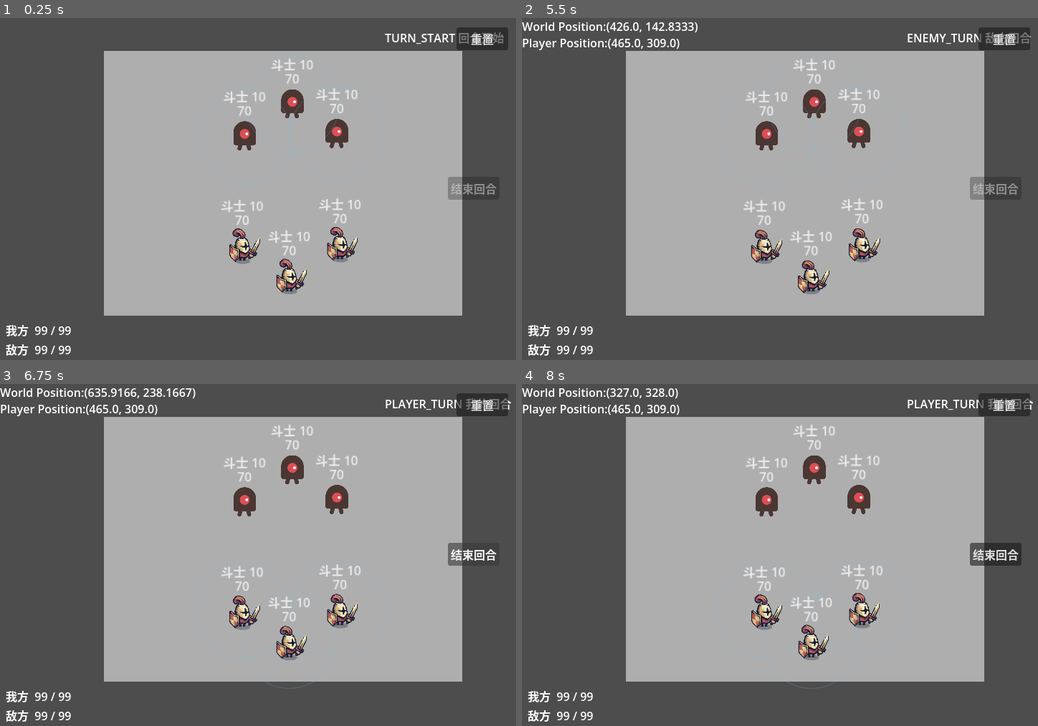
Above: before the commit, frames 1-4 (two rows, left to right).
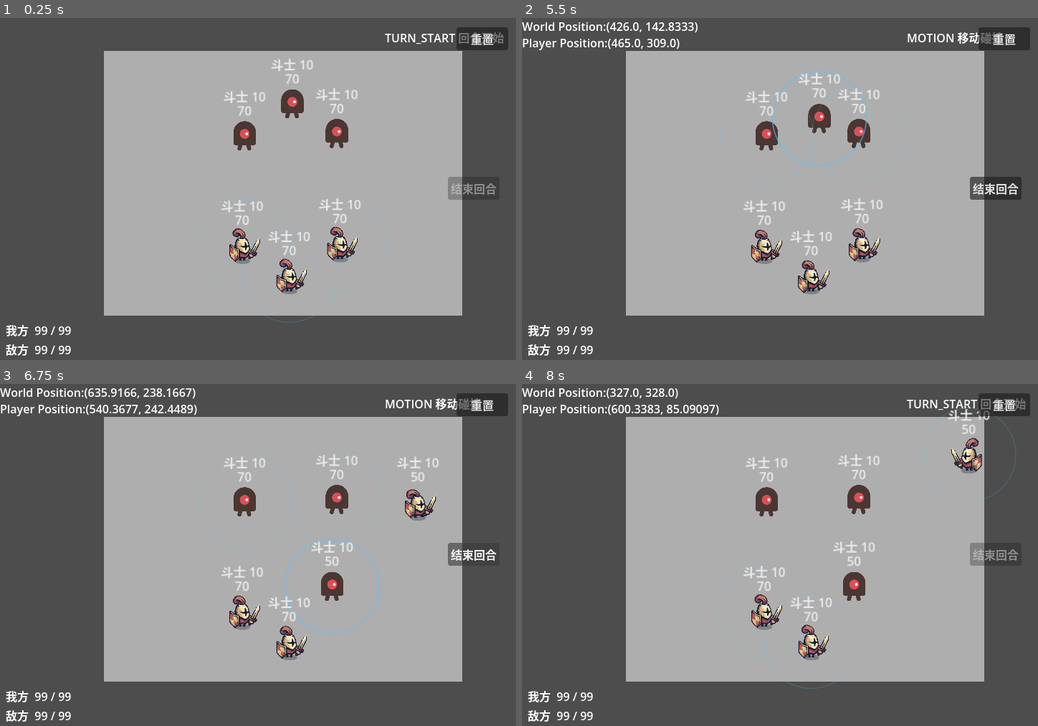
Above: after the commit, the same moments.

Repository: arrrr110/strike-shard
Game: Godot game, scene res://sences/main.tscn
The game is run twice, just before and just after one commit, with the same random seed, the same clock (stepped at 60 frames per second) and the same inputs.
Inputs (mouse positions are in pixels of both pictures, inside the frame that each line leads up to):
- Up to frame 1 (0.25 s): no input
- Up to frame 2 (5.5 s): click "重置" at 0.5 s; click "重置" at 1.25 s; click "重置" at 2 s; move the mouse to (893, 171) at 2.77 s; click (893, 171) at 2.92 s; click "结束回合" at 3.5 s; tap Enter at 4.25 s; move the mouse to (676, 206) at 4.27 s; click (676, 206) at 4.42 s; move the mouse to (831, 113) at 5.02 s; click (831, 113) at 5.17 s
- Up to frame 3 (6.75 s): click (474, 555) at 5.75 s, where only the run after the commit has a clickable "结束回合"; click (474, 555) at 6.5 s, where only the run after the commit has a clickable "结束回合"
- Up to frame 4 (8 s): move the mouse to (754, 623) at 7.27 s; click (754, 623) at 7.42 s

The runs differ from the first frame. In frame 1, less than 0.1% of the frame differs, in the area x 47-66%, y 19-90%; in frame 2, 1.5%; in frame 3, 2.6%; in frame 4, 2.7%, in the area x 17-100%, y 4-76%.

Commit message:
敌方bot功能

Diff:
--- /dev/null
+++ b/scripts/enemy_bot.gd
@@ -0,0 +1,188 @@
+extends Node
+
+## 敌方回合的执行者。**第一版是"会还手"的对手，不是"聪明"的对手**（决策 38 / 39）。
+##
+## 策略就一句话：**目标 = 对方血量最低的棋子 → 射手 = 离它最远的那一枚 → 力度 = 极限**。
+##
+## 为什么是这套（2026-10-13 用户定的）：
+##
+##   · 之前那版"挑最近的一对、蓄刚好够到的力"实测下来**总是同一枚棋子在动**，
+##     其余棋子整局不动，也谈不上任何策略感；
+##   · "从最远处用全力打最弱的"一次给出三件事：**射手会换**（最远的离得远）、
+##     **目标会换**（血最少的被持续针对，血线一变几何就变）、
+##     以及**最夸张的位移**（满蓄力射程 600 px，撞飞距离 = 射程 − 已走距离）。
+##
+## **不做轨迹预测**（瞄直线，不预测撞墙反射）、**不做搜索**、**不做评分函数**。
+##
+## 为什么单独一个节点、不写进 `game_flow`：那边已经 750+ 行、占全项目 44%
+##（见 design/TODO.md 第 3 条）。**bot 是"决策"，不是"规则"**，理应分开；
+## 卡牌落地时要拆 game_flow，这算提前把它往对的方向推了一步。
+##
+## 它与玩家的关系是**对称**的，不是特权通道：
+##
+##   · 出手前问 `GameFlow.can_enemy_launch()` —— 和玩家问的 `can_operate_pieces()` 是同一道边锁
+##   · 出手走 `TurnController.launch()` —— 和玩家松手走同一个 `piece_launched` 出口
+##   · 收工调 `GameFlow.request_end_turn()` —— 和玩家按按钮是同一个意愿位
+##
+## 所以规则层不知道、也不需要知道"这次是谁在打"。
+
+const PIECES_GROUP := &"pieces"
+
+@export_group("出手前")
+## 出手前停顿多久（秒）。让玩家看清"敌方在用哪一枚、瞄哪里"。
+## 0 = 立刻出手，你会只看到一枚球突然飞出去。
+@export_range(0.0, 3.0, 0.1) var think_sec: float = 0.8
+
+@export_group("准不准")
+## 瞄准抖动（度）。0 = 百发百中；想给玩家让一手就调它。
+## ⚠️ 非 0 会让每局出手不可复现 —— headless 跑批对比会失去意义。
+@export_range(0.0, 30.0, 0.5) var aim_jitter_deg: float = 0.0
+
+var _flow: GameFlow = null
+var _turn: Node = null
+var _timer := 0.0
+var _armed := false
+var _last_phase := -1
+
+
+func _ready() -> void:
+	_flow = get_tree().get_first_node_in_group(&"game_flow") as GameFlow
+	_turn = get_tree().get_first_node_in_group(&"turn_controller")
+
+
+func _process(delta: float) -> void:
+	if _flow == null or not is_instance_valid(_flow):
+		return
+	var p: int = _flow.phase
+
+	# **"敌方回合开始"= 从 TURN_END 进来。** 从 MOTION 回来那次是它自己刚出完手，
+	# 要是再起意就会一回合打两发 ——（阶段机那边用 `from != MOTION` 区分同一件事）。
+	if p != _last_phase:
+		var from := _last_phase
+		_last_phase = p
+		if p == GameFlow.Phase.ENEMY_TURN and from != GameFlow.Phase.MOTION:
+			_armed = true
+			_timer = think_sec
+
+	if p != GameFlow.Phase.ENEMY_TURN or not _armed:
+		return
+	if not _flow.board_is_resting() or _flow.is_presenting():
+		return # 场上还有球在飞，或表现（冻结/抖动）还没播完
+
+	_timer -= delta
+	if _timer > 0.0:
+		return
+
+	# **不管有没有打出去都要收工。** 够不着、边锁关着，都只是"这一回合不发射"，
+	# 和玩家选择不发射是同一件事；漏掉这一步会把整个敌方回合卡死。
+	_armed = false
+	take_shot()
+	_flow.request_end_turn()
+
+
+## 打一发。返回是否真的发射了。
+##
+## 没打出去时**要说清楚是哪一步卡住的** —— 否则"敌方回合什么都没发生"根本没法排查。
+func take_shot() -> bool:
+	if _turn == null or not is_instance_valid(_turn):
+		push_warning("EnemyBot：找不到 TurnController，本回合不发射")
+		return false
+	var shot := pick_shot()
+	if shot.is_empty():
+		push_warning("EnemyBot：挑不出发射组合（没有可发射的棋子 / 没有一个目标），本回合不发射")
+		return false
+	var ok: bool = _turn.launch(shot["shooter"], shot["aim_at"], shot["charge"])
+	if not ok:
+		var s: RigidBody2D = shot["shooter"]
+		# 把发射入口那几条前置条件摊开，免得"被拒了"变成没法排查的一件事
+		push_warning("EnemyBot：发射被拒（%s → %s，蓄力 %.0f）｜ locked=%s charging=%s selected=%s 板内=%s"
+				% [s.name, shot["target"].name, shot["charge"],
+				   s.locked, s.charging, s.selected, s.table_rect.has_point(shot["aim_at"])])
+	return ok
+
+
+## 挑一发。返回 `{}` 表示这一回合打不了。
+func pick_shot() -> Dictionary:
+	var mine: Array = []
+	var foes: Array = []
+	for node in get_tree().get_nodes_in_group(PIECES_GROUP):
+		var p := node as RigidBody2D
+		if p == null or not is_instance_valid(p):
+			continue
+		# 归属判定：0 = 玩家，其余 = 敌方。与 `owner_id` 的约定一致。
+		if p.owner_id == 0:
+			foes.append(p)
+		else:
+			mine.append(p)
+	if mine.is_empty() or foes.is_empty():
+		return {}
+
+	var target := _weakest(foes)
+	if target == null:
+		return {}
+	var shooter := _farthest_from(mine, target)
+	if shooter == null:
+		return {}
+	return plan_shot(shooter, target)
+
+
+## 血量最低的那一枚。**并列时按名字定序** —— 结构性红线 #2：不依赖节点树 / 字典的迭代顺序。
+##
+## 血量归零的角色（**薄弱点**，决策 25）自然排在最前 —— 打它就是直接啃对方的血池，
+## 不需要再单独写一条"优先打薄弱点"。
+func _weakest(pool: Array) -> RigidBody2D:
+	var best: RigidBody2D = null
+	for p in pool:
+		if best == null or _lower_hp_wins(p, best):
+			best = p
+	return best
+
+
+## 离目标最远的那一枚。并列时同样按名字定序。
+## 还在飞（`locked`）的棋子不能发射，直接排除。
+func _farthest_from(pool: Array, target: RigidBody2D) -> RigidBody2D:
+	var best: RigidBody2D = null
+	for p in pool:
+		if p.locked:
+			continue
+		if best == null or _farther_wins(p, best, target):
+			best = p
+	return best
+
+
+func _lower_hp_wins(a: RigidBody2D, b: RigidBody2D) -> bool:
+	if a.hp != b.hp:
+		return a.hp < b.hp
+	return String(a.name) < String(b.name)
+
+
+func _farther_wins(a: RigidBody2D, b: RigidBody2D, target: RigidBody2D) -> bool:
+	var da: float = a.global_position.distance_squared_to(target.global_position)
+	var db: float = b.global_position.distance_squared_to(target.global_position)
+	if not is_equal_approx(da, db):
+		return da > db
+	return String(a.name) < String(b.name)
+
+
+## 给这一对算好方向与力度；打不了就返回 `{}`。
+func plan_shot(shooter: RigidBody2D, target: RigidBody2D) -> Dictionary:
+	var travel: float = shooter.global_position.distance_to(target.global_position) \
+			- shooter.body_radius - target.body_radius
+	if travel <= 0.0:
+		return {} # 已经贴上了
+
+	# **极限力量**：直接给满，不省力。
+	#
+	# 满蓄力一定够得着：射程 = max_charge²/(2·decel) = 600²/600 = 600 px，
+	# 而棋盘对角线只有 √(460²+340²) ≈ 572 px，减去两个半径还有富余。
+	# 下面的兜底是给"以后不同棋子配不同 max_charge"留的，不影响现在。
+	var charge: float = shooter.max_charge
+	if charge * charge / (2.0 * shooter.decel) < travel:
+		return {}
+
+	var aim: Vector2 = target.global_position
+	if aim_jitter_deg > 0.0:
+		var a := deg_to_rad(randf_range(-aim_jitter_deg, aim_jitter_deg))
+		aim = shooter.global_position + (aim - shooter.global_position).rotated(a)
+
+	return {"shooter": shooter, "target": target, "aim_at": aim, "charge": charge}
--- a/scripts/game_flow.gd
+++ b/scripts/game_flow.gd
@@ -1,3 +1,4 @@
+class_name GameFlow
 extends Node
 
 ## 回合阶段机。
@@ -7,7 +8,12 @@
 ##   TURN_START ─(停留 1s + 全场静止)→ PLAYER_TURN
 ##   PLAYER_TURN ─┬─(发射)→ MOTION ─(全场静止)→ PLAYER_TURN
 ##                └─(点结束回合 且 全场静止)→ TURN_END
-##   TURN_END ─(停留 1s)→ ENEMY_TURN ─(停留 1s)→ TURN_START
+##   TURN_END ─(停留 1s)→ ENEMY_TURN ─┬─(bot 发射)→ MOTION ─(全场静止)→ ENEMY_TURN
+##                                    └─(bot 收工 且 全场静止)→ TURN_START
+##
+## **`MOTION` 回到"发起方自己的枢纽"**（靠 `_active_owner` 判定），不写死回 PLAYER_TURN ——
+## 这是敌方回合能复用同一套运动/静止/ZOC/冻结机制的前提（2026-10-13）。
+## 规则本来就对称：`_actor` 机制不区分敌我，谁被发射谁就是行动角色。
 ##
 ## 两条来自 design/10-turn/DESIGN.md 的硬规矩：
 ##   · 每物理帧至多推进一条边（红线 #3，用 if 不用 while），防帧内级联自激
@@ -62,10 +68,20 @@
 
 var phase: Phase = Phase.TURN_START
 
-## 发射边锁：TURN_START 打开，发射一次后关闭，到下一个 TURN_START 才重开。
+## 此刻轮到哪一方。`MOTION` 靠它知道该回哪个枢纽；显示层靠它决定画谁的控制域。
+## **在 `_enter` 里由阶段决定**，不是从 `phase` 现算的 —— 因为 `MOTION` 期间"轮到谁"不变，
+## 而 `phase != PLAYER_TURN` 那种写法会把 `MOTION` 误判成敌方回合（ZOC 圈会画错边）。
+var _active_owner := 0
+
+## 发射边锁：**每一位方各自一把**，在自己回合开始时打开，发射一次后关上。
 ## 这是"边上的开关"，不是"剩余次数"计数器 —— 计数器必须在每条路径上记得扣减，
-## 漏一条路径就是一个可被绕过的 bug（设计文档决策 9）。
-var launch_available := false
+## 漏一条路径就是一个可被绕过的 bug（设计文档决策 9）。索引 = `owner_id`。
+##
+## ⚠️ **必须是两把，不能一把。** 玩家出完手之后走的是
+## `PLAYER_TURN → TURN_END → ENEMY_TURN`，**不经过 `TURN_START`** ——
+## 一把锁的话敌方会被玩家那一发锁死，整个敌方回合动不了。
+##（2026-10-13 踩到：探针里 bot 卡在敌方回合 25 秒没动静。）
+var launch_available: Array[bool] = [false, false]
 
 var _end_turn_requested := false
 var _launched_this_phase := false
@@ -174,7 +190,7 @@
 	var from := phase
 	_leave(from)
 	phase = next
-	_enter(next)
+	_enter(next, from)
 	phase_changed.emit(from, next)
 
 
@@ -196,7 +212,7 @@
 			# ZOC 分两拍走完：等静止 → 播 zoc（检查）→ 播 attack/be_hit 并结算。
 			# **两拍期间 MOTION 都不结束**，玩家不能趁动画还在播的时候操作（决策 4）。
 			if _zoc_stage == ZocStage.DONE:
-				return Phase.PLAYER_TURN
+				return _hub_of(_active_owner) # 谁发起的就回谁那儿，不写死回 PLAYER_TURN
 			if _zoc_stage == ZocStage.WINDUP:
 				_zoc_timer -= delta
 				if _zoc_timer <= 0.0:
@@ -209,20 +225,44 @@
 			if _dwell >= dwell_sec:
 				return Phase.ENEMY_TURN
 		Phase.ENEMY_TURN:
-			if _dwell >= dwell_sec:
+			# 与 PLAYER_TURN 同构：出手走 MOTION，收工后回 TURN_START。
+			# "收工"由 bot 调 `request_end_turn()` 声明 —— 和玩家按按钮是同一个意愿位。
+			if _launched_this_phase:
+				_launched_this_phase = false
+				return Phase.MOTION
+			if _end_turn_requested and _board_at_rest(delta):
 				return Phase.TURN_START
 	return NO_TRANSITION
 
 
-func _enter(p: Phase) -> void:
+## 某一方的枢纽阶段。`MOTION` 与"轮到谁"都靠它对应。
+func _hub_of(owner: int) -> int:
+	return Phase.PLAYER_TURN if owner == 0 else Phase.ENEMY_TURN
+
+
+## `from` = 从哪个阶段来的。**枢纽阶段会被 `MOTION` 回访**（打完回到发起方的枢纽），
+## 所以要区分"回合开始"和"刚出完手回来" —— 靠 `from != MOTION`。
+func _enter(p: Phase, from: int = NO_TRANSITION) -> void:
 	_dwell = 0.0
 	_rest_frames = 0
 	_rest_wait = 0.0 # 静止等待按阶段各自计时，免得上个阶段的等待算到这个阶段头上
 
 	match p:
 		Phase.TURN_START:
-			launch_available = true # 发射边重新打开
+			launch_available[0] = true # 玩家的边锁：新回合重开
 			_actor = null # 上回合的行动角色作废
+			_active_owner = 0 # 下一个是玩家的回合；显示层照着画控制域
+			# 结束回合的意愿在上一个阶段就被兑现了。玩家那条路会经过 TURN_END（在那儿清），
+			# 敌方那条路是 ENEMY_TURN → TURN_START 直连 —— 不在这儿一并清，它会一路带到下一回合。
+			_end_turn_requested = false
+		Phase.PLAYER_TURN:
+			_active_owner = 0
+		Phase.ENEMY_TURN:
+			_active_owner = 1
+			# **只有"敌方回合开始"才重开它的边锁**。从 MOTION 回来的那次是它自己刚出完手，
+			# 重开会让它一回合打两发 —— 和玩家那边是同一个坑（枢纽会被 MOTION 回访）。
+			if from != Phase.MOTION:
+				launch_available[1] = true
 		Phase.TURN_END:
 			_end_turn_requested = false # 意愿被兑现了，清掉
 
@@ -233,10 +273,11 @@
 func _leave(p: Phase) -> void:
 	if p == Phase.MOTION:
 		_zoc_stage = ZocStage.NONE # ZOC 表现在 MOTION 内部走完，进来时复位
-	if p == Phase.PLAYER_TURN and _turn_controller != null and is_instance_valid(_turn_controller):
-		# 离开我的回合就清掉选中/蓄力。否则会出现"棋子停在蓄力态、但已经进了敌方回合"
-		# 这种悬挂状态 —— 玩家选中棋子后直接点结束回合时，没有任何东西在动，
-		# 静止闸门会立刻放行。
+	# 离开**任何一方的枢纽**都清掉选中/蓄力。否则会出现"棋子停在蓄力态、但已经进了
+	# 对方回合"这种悬挂状态 —— 玩家选中棋子后直接点结束回合时，没有任何东西在动，
+	# 静止闸门会立刻放行。bot 出手前也会选中它要用的那枚，同样要清。
+	if (p == Phase.PLAYER_TURN or p == Phase.ENEMY_TURN) \
+			and _turn_controller != null and is_instance_valid(_turn_controller):
 		_turn_controller.clear_selection()
 
 
@@ -245,7 +286,31 @@
 ## 操作许可：只有"我的回合"、本回合还没发射过、**且没有表现在播**，才允许选中/蓄力。
 ## TurnController 每次按下左键前问一句（spec："操作许可由阶段机发放"）。
 func can_operate_pieces() -> bool:
-	return phase == Phase.PLAYER_TURN and launch_available and not is_presenting()
+	return phase == Phase.PLAYER_TURN and launch_available[0] and not is_presenting()
+
+
+## 敌方回合的出手许可。**与玩家共用同一个发射边锁机制**（决策 11：
+## 输入许可统一由阶段机发放）—— bot 不问这套，就绕过了边锁，"每回合一次"立刻失效。
+func can_enemy_launch() -> bool:
+	return phase == Phase.ENEMY_TURN and launch_available[1] and not is_presenting()
+
+
+## 全场是否已停稳。**纯查询，不碰阶段机的去抖计数** —— bot 用它决定"现在能不能出手"，
+## 若直接调 `_board_at_rest(0)` 会把阶段机的 `_rest_frames` / `_rest_wait` 搅乱。
+func board_is_resting() -> bool:
+	for node in _pieces:
+		if not is_instance_valid(node):
+			continue
+		var body := node as RigidBody2D
+		if body != null and _piece_is_moving(body):
+			return false
+	return true
+
+
+## 这一枚在动吗。**"什么算在动"只在这里定义一次**，`_board_at_rest` 与 `board_is_resting` 共用。
+func _piece_is_moving(body: RigidBody2D) -> bool:
+	return body.linear_velocity.length_squared() > rest_lin_speed * rest_lin_speed \
+			or absf(body.angular_velocity) > rest_ang_speed
 
 
 ## 表现是否还在播（碰撞冻结 / 屏幕抖动）。**阶段机与操作许可都靠它放行**（决策 4 的"表现排空"）。
@@ -260,13 +325,13 @@
 	return _camera != null and is_instance_valid(_camera) and _camera.is_shaking()
 
 
-## 此刻轮到哪一方行动。选择层靠它决定"哪些棋子能点"——归属判定收在这里，
-## 而不是写死在棋子身上（写死会让敌方永远选不中，见 player.gd 的 is_selectable）。
-##
-## 本期敌方回合还是占位，所以只有 PLAYER_TURN 会真的去选棋子；
-## bot 落地后 `ENEMY_TURN` 期间返回 1，敌方棋子就自动变成可选的了。
+## 此刻轮到哪一方行动。**显示层靠它来决定画谁的控制域**，选择层靠它决定"哪些棋子能点"
+## —— 归属判定收在这里，而不是写死在棋子身上（写死会让敌方永远选不中，见 player.gd 的 is_selectable）。
+##
+## 值是 `_enter` 里按阶段写下的，**不是从 `phase` 现算**：`MOTION` 期间"轮到谁"不变，
+## 而 `phase == PLAYER_TURN ? 0 : 1` 这种写法会把 `MOTION` 判成敌方回合，ZOC 圈会画错边。
 func active_owner_id() -> int:
-	return 0 if phase == Phase.PLAYER_TURN else 1
+	return _active_owner
 
 
 ## 本回合的行动角色（发射出去的那一枚）。NULL 表示本回合还没发射过。
@@ -311,11 +376,10 @@
 	_pieces.erase(p)
 
 
-## 请求结束回合。按钮和 headless 探针都走这里。
-## 只记下意愿、不直接切阶段 —— 真正的切换由 PLAYER_TURN 的完成条件在"全场静止"
-## 满足时执行。这样"任何时候都能点、但静止后才真的走"就自然成立，不需要额外的等待态。
+## 声明"轮到的那一方不再出手了"。**玩家按结束回合按钮、bot 决策完都走这里** ——
+## 同一个意愿位，所以"点了只记下、静止后才真的走"这条对双方自动成立。
 func request_end_turn() -> void:
-	if phase == Phase.PLAYER_TURN or phase == Phase.MOTION:
+	if phase == Phase.PLAYER_TURN or phase == Phase.MOTION or phase == Phase.ENEMY_TURN:
 		_end_turn_requested = true
 
 
@@ -698,7 +762,9 @@
 # ---------- 内部 ----------
 
 func _on_piece_launched(piece: Node) -> void:
-	launch_available = false # 边锁关上，本回合不能再选任何棋子
+	var body := piece as RigidBody2D
+	if body != null:
+		launch_available[body.owner_id] = false # **只关出手那一方**的边锁，另一方的原样
 	_launched_this_phase = true
 	_actor = piece as Node2D # 它成为本回合的行动角色，只有它能造成伤害
 
@@ -755,7 +821,6 @@
 func _board_at_rest(delta: float) -> bool:
 	_rest_wait += delta
 
-	var lin_sq := rest_lin_speed * rest_lin_speed
 	var moving: RigidBody2D = null
 	for node in _pieces:
 		if not is_instance_valid(node):
@@ -763,7 +828,7 @@
 		var body := node as RigidBody2D
 		if body == null:
 			continue
-		if body.linear_velocity.length_squared() > lin_sq or absf(body.angular_velocity) > rest_ang_speed:
+		if _piece_is_moving(body):
 			moving = body
 			break
 
--- a/scripts/turn_controller.gd
+++ b/scripts/turn_controller.gd
@@ -73,10 +73,37 @@
 func handle_left_release() -> void:
 	if selected_piece == null:
 		return
-	var launching: Node2D = selected_piece
-	if launching.release_charge():
-		clear_selection()
-		piece_launched.emit(launching)
+	_release(selected_piece)
+
+
+## 真的发射一枚。**玩家松手和 bot 出手都落到这里** —— 所以阶段机看到的永远是同一件事
+##（`piece_launched`），不需要第二条代码路径，也不会出现"某条路径忘了关边锁"。
+func _release(piece: Node2D) -> bool:
+	if not piece.release_charge():
+		return false
+	clear_selection()
+	piece_launched.emit(piece)
+	return true
+
+
+## 程序化发射（敌方回合的 `EnemyBot` 走这里）。与玩家路径的差别**只有"谁决定方向与力度"**：
+## 玩家的方向来自鼠标、力度来自按住时长；bot 的两者都由它自己算出来。
+##
+## **会先选中它要用的那一枚** —— 和玩家点一下选中是对等的，让玩家看得见敌方在用哪一枚，
+## 否则只会看到一枚球莫名其妙飞出去。选中态由 `GameFlow._leave(ENEMY_TURN)` 统一清掉。
+func launch(piece: Node2D, aim_at: Vector2, charge: float) -> bool:
+	if piece == null or not is_instance_valid(piece) or piece.locked:
+		return false
+	select(piece)
+	# ⚠️ `begin_charge()` 是 **void**，不能写 `if not piece.begin_charge(...)` ——
+	# GDScript 把 void 调用当 `null`，`not null` 恒为真，这个入口会永远返回 false。
+	# 只能调完再问 `charging`（2026-10-13 踩过：bot 出手被静默拒绝，棋子一动不动）。
+	piece.begin_charge(aim_at)
+	if not piece.charging:
+		return false # 没进蓄力态：方向落在棋盘外，或棋子被锁着
+	piece.aim_dir = (aim_at - piece.global_position).normalized()
+	piece.charge = charge
+	return _release(piece)
 
 
 ## 操作许可由阶段机发放（spec："棋子 MUST NOT 自行判断当前是否可被操作"）。
--- a/sences/main.tscn
+++ b/sences/main.tscn
@@ -7,6 +7,7 @@
 [ext_resource type="Script" uid="uid://de16r7d3ar80" path="res://scripts/game_flow.gd" id="5_gameflow"]
 [ext_resource type="Script" uid="uid://bbh225j2yh61u" path="res://scripts/hp_overlay.gd" id="6_hpoverlay"]
 [ext_resource type="Script" path="res://scripts/shake_camera.gd" id="7_shakecam"]
+[ext_resource type="Script" path="res://scripts/enemy_bot.gd" id="8_enemybot"]
 
 [sub_resource type="TileSet" id="TileSet_ig7tw"]
 
@@ -127,5 +128,8 @@
 [node name="GameFlow" type="Node" parent="." unique_id=1744399887]
 script = ExtResource("5_gameflow")
 
+[node name="EnemyBot" type="Node" parent="." unique_id=1966291473]
+script = ExtResource("8_enemybot")
+
 [node name="HpOverlay" type="Node2D" parent="." unique_id=2053918702]
 script = ExtResource("6_hpoverlay")
--- a/tools/probe/mechanism_probe.gd
+++ b/tools/probe/mechanism_probe.gd
@@ -22,7 +22,7 @@
 ## 不会接着撞到顶壁折返（那会多出一次碰撞，虽然断言仍然成立，但结论不好读）。
 const ARRIVE_SPEED := 200.0
 
-enum St { SETTLE, BOOT, LAYOUT, WAIT_TURN, LAUNCHED, BUTTONS, RESET, DONE }
+enum St { SETTLE, BOOT, LAYOUT, WAIT_TURN, LAUNCHED, BUTTONS, ENEMY_TURN, RESET, DONE }
 
 var _scene: Node = null
 var _flow: Node = null
@@ -55,6 +55,11 @@
 var _resumed_at := -1.0
 var _target_pos_prev := Vector2.ZERO
 
+# 敌方回合（bot）
+var _saw_enemy_turn := false
+var _enemy_pos_before: Dictionary = {}
+var _enemy_moved := 0.0
+
 
 func _initialize() -> void:
 	_scene = load(MAIN).instantiate()
@@ -93,6 +98,8 @@
 			_observe()
 		St.BUTTONS:
 			_buttons()
+		St.ENEMY_TURN:
+			_enemy_turn()
 		St.RESET:
 			_reset()
 		St.DONE:
@@ -221,7 +228,7 @@
 
 
 func _buttons() -> void:
-	print("\n-- 按钮 --")
+	print("\n-- 结束回合 --")
 	var btn: Button = _flow.get("_end_turn_button")
 	if btn == null:
 		_skip("结束回合按钮为空，跳过按钮链路检查")
@@ -229,13 +236,47 @@
 		return
 	btn.pressed.emit()
 	_state_at = _now
-	_goto(St.RESET)
+	_goto(St.ENEMY_TURN)
+
+
+## 敌方回合：等 bot 出手，并且等这一回合自己走完回到玩家这边。
+func _enemy_turn() -> void:
+	var phase: int = _flow.phase
+	if not _saw_enemy_turn:
+		if phase != 4: # ENEMY_TURN
+			if _now - _state_at > 10.0:
+				_check(false, "10 秒内没进 ENEMY_TURN（卡在阶段 %d）" % phase)
+				_goto(St.RESET)
+			return
+		_saw_enemy_turn = true
+		print("  进入敌方回合（t=%.3fs）" % _now)
+		for node in get_nodes_in_group(Lib.PIECES_GROUP):
+			if node.owner_id != 0:
+				_enemy_pos_before[node.name] = node.global_position
+		return
+
+	# 记录敌方棋子动了多少 —— bot 真的出手了才会动
+	for node in get_nodes_in_group(Lib.PIECES_GROUP):
+		if node.owner_id != 0 and _enemy_pos_before.has(node.name):
+			_enemy_moved = maxf(_enemy_moved,
+					node.global_position.distance_to(_enemy_pos_before[node.name]))
+
+	if phase == 0 or phase == 1: # 回到 TURN_START / PLAYER_TURN：敌方回合走完了
+		print("  敌方回合结束（t=%.3fs），敌方棋子移动了 %.1f px" % [_now, _enemy_moved])
+		print("\n-- 判定：敌方回合 --")
+		_check(_enemy_moved > 20.0,
+				"bot 真的出了一手（敌方棋子移动 %.1f px）" % _enemy_moved)
+		_check(_flow.can_operate_pieces() or phase == 0,
+				"回合交回玩家手里（阶段 = %d）" % phase)
+		_goto(St.RESET)
+		return
+
+	if _now - _state_at > 25.0:
+		_check(false, "25 秒内敌方回合没走完（卡在阶段 %d）" % phase)
+		_goto(St.RESET)
 
 
 func _reset() -> void:
-	if _now - _state_at < 1.5:
-		return
-	_check(_flow.phase >= 3, "按下结束回合后离开了 PLAYER_TURN（阶段 = %d）" % _flow.phase)
 	var before: int = _target.hp
 	var btn: Button = _flow.get("_reset_button")
 	if btn != null:
Not shown, added: scripts/enemy_bot.gd.uid
Not shown, changed: design/10-turn/DESIGN.md
Not shown, changed: design/10-turn/PRD.md
Not shown, changed: tools/verify.sh
